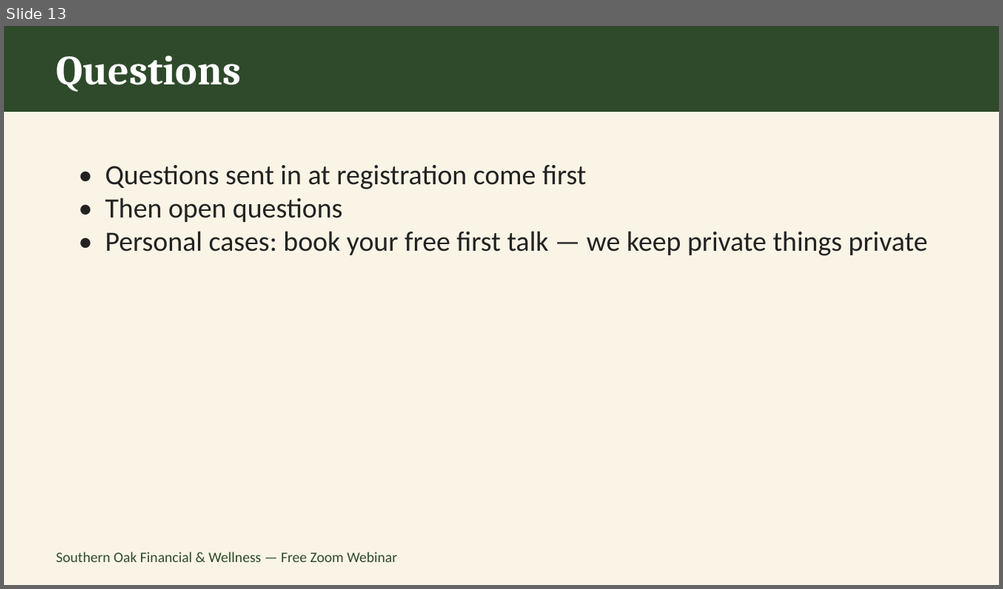
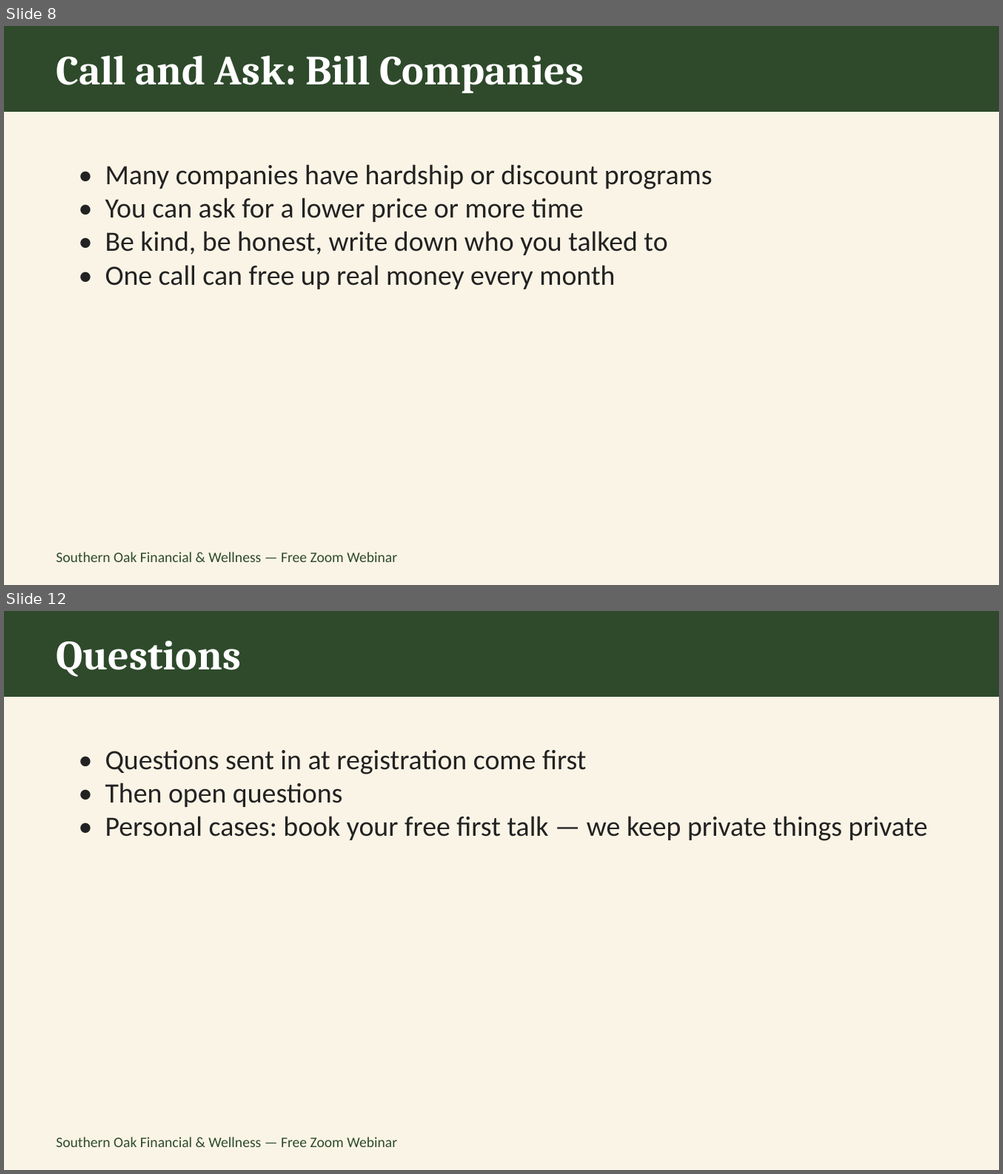
Before and after one commit to southernoakfw-ja/southernoakfw-ja.github.io, a slide deck: assets/Caregiver-Webinar-Nov13.pptx. Shown one above the other, each under a label of ours: slide 13 before the commit, slides 8 and 12 after it; the slides between them are not shown. The pictures are 1003x589 and 1003x1174 pixels, drawn with LibreOffice and Linux fonts; fonts in the diff are those of the drawing. Boxes give left, top, right and bottom in pixels: in the first picture for what was removed or moved away, otherwise in the second. Text is boxed around its words. In the diff, an @@ line names an element or a change of style, - is before the commit and + after.

```diff
--- a/assets/Caregiver-Webinar-Nov13.pptx
+++ b/assets/Caregiver-Webinar-Nov13.pptx
@@ slide 8 added at (x1=4, y1=26, x2=999, y2=585), background #FFFFFF @@
@@ rectangle added at (x1=4, y1=26, x2=999, y2=585), fill #FAF4E6 @@
@@ rectangle added at (x1=4, y1=26, x2=999, y2=112), fill #2E4A2B @@
@@ text added at (x1=56, y1=56, x2=583, y2=93), 40 pt, text #FFFFFF, bold @@
+Call and Ask: Bill Companies
@@ text added at (x1=105, y1=164, x2=712, y2=289), 27 pt, text #222222 @@
+• Many companies have hardship or discount programs
+• You can ask for a lower price or more time
+• Be kind, be honest, write down who you talked to
+• One call can free up real money every month
@@ text added at (x1=56, y1=552, x2=397, y2=562), 14 pt, text #2E4A2B @@
+Southern Oak Financial & Wellness — Free Zoom Webinar
@@ what was slide 13 is now slide 12 @@
```
Also in this commit, not shown: 8 slides changed, 2 other slides added, 4 slides removed, 6 other files.
